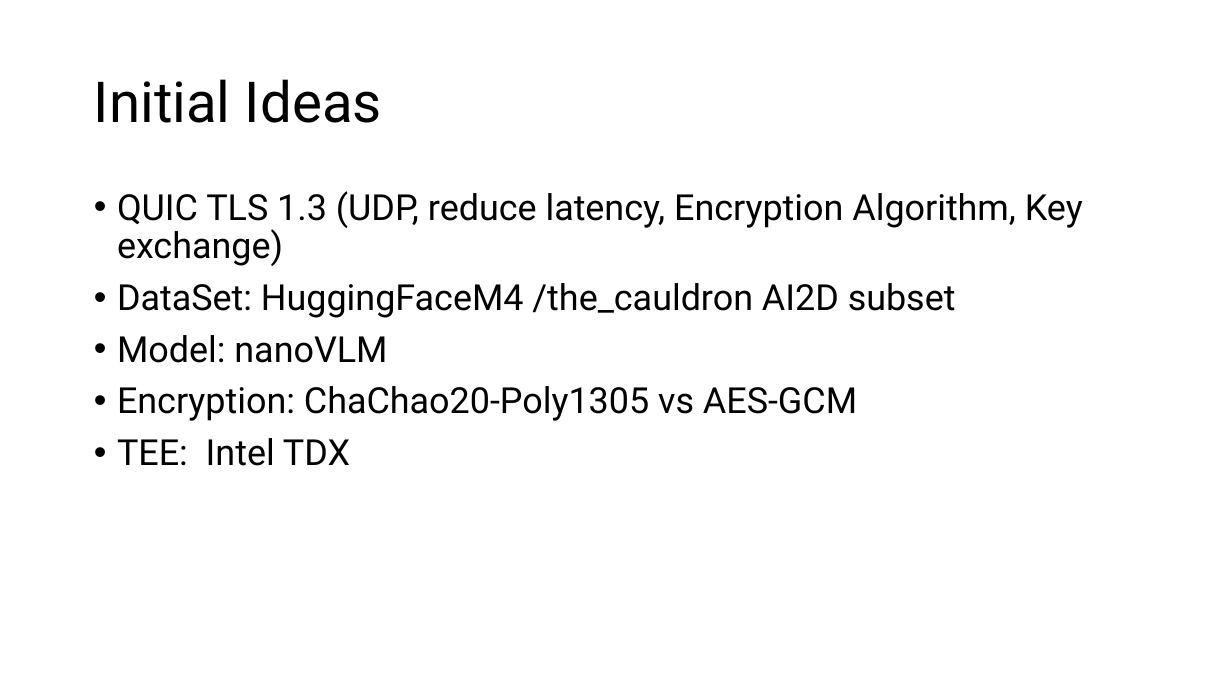
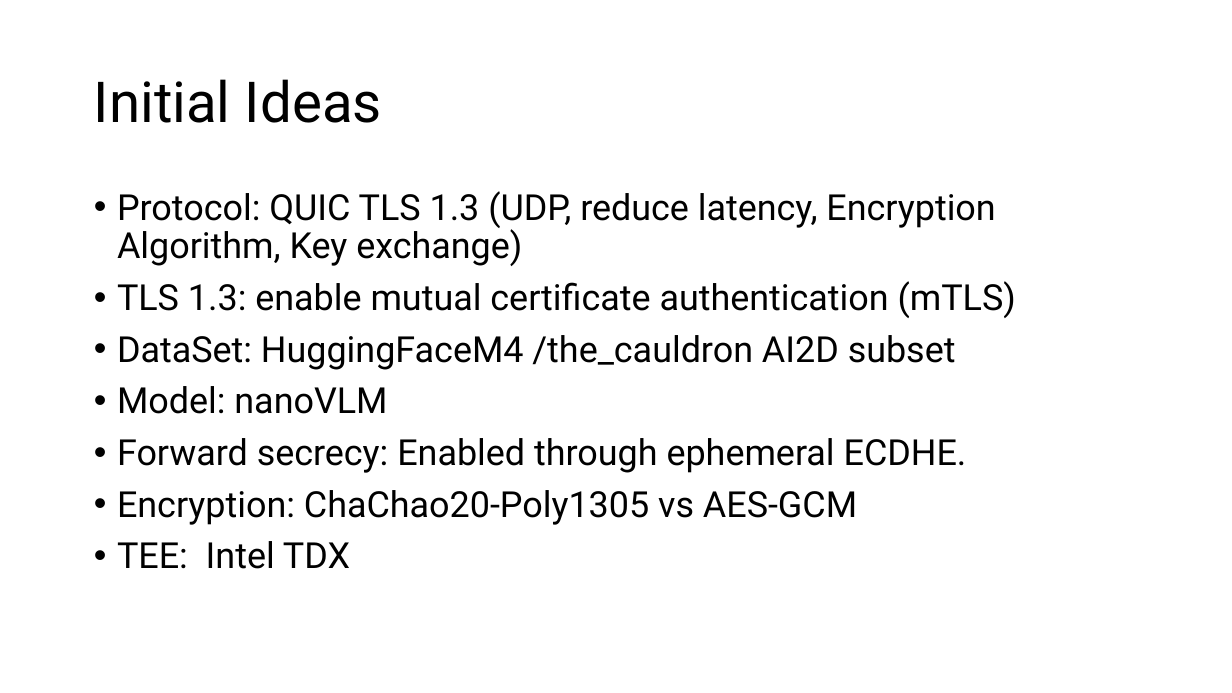
Before and after one commit to YMa10-ACS/CT5195-Master-capstone, a slide deck: slide 11 of Records/Literacture review-followup.pptx. Drawn at 1232x693 pixels with LibreOffice and Linux fonts; fonts in the diff are those of the drawing. Boxes give left, top, right and bottom in pixels: in the first picture for what was removed or moved away, otherwise in the second. Text is boxed around its words. In the diff, an @@ line names an element or a change of style, - is before the commit and + after.

Commit message:
Add literature PDFs and update review PPTX
Add two literature PDFs:
 - Encryption and Authentication: Authentication/s42400-026-00616-0.pdf (TLBAC zero-trust access control article) and
 - Full Homomorphic Encryption: FHE/Fast_Secure_Inference_Combining_Split Learning_and_Homomorphic_Encryption.pdf
Add weekly meeting PPT: Literature review-followup.pptx to include updates from the literature review follow-up.

```diff
--- a/Records/Literacture review-followup.pptx
+++ b/Records/Literacture review-followup.pptx
@@ text at [117, 191, 1016, 318]: text changed @@
-• QUIC TLS 1.3 (UDP, reduce latency, Encryption Algorithm, Key exchange)
+• Protocol: QUIC TLS 1.3 (UDP, reduce latency, Encryption Algorithm, Key exchange)
+• TLS 1.3: enable mutual certificate authentication (mTLS)
@@ text at [117, 438, 967, 473]: paragraph added @@
+• Forward secrecy: Enabled through ephemeral ECDHE.
```
Also in this commit, not shown: 5 other slides changed, 2 other files.
